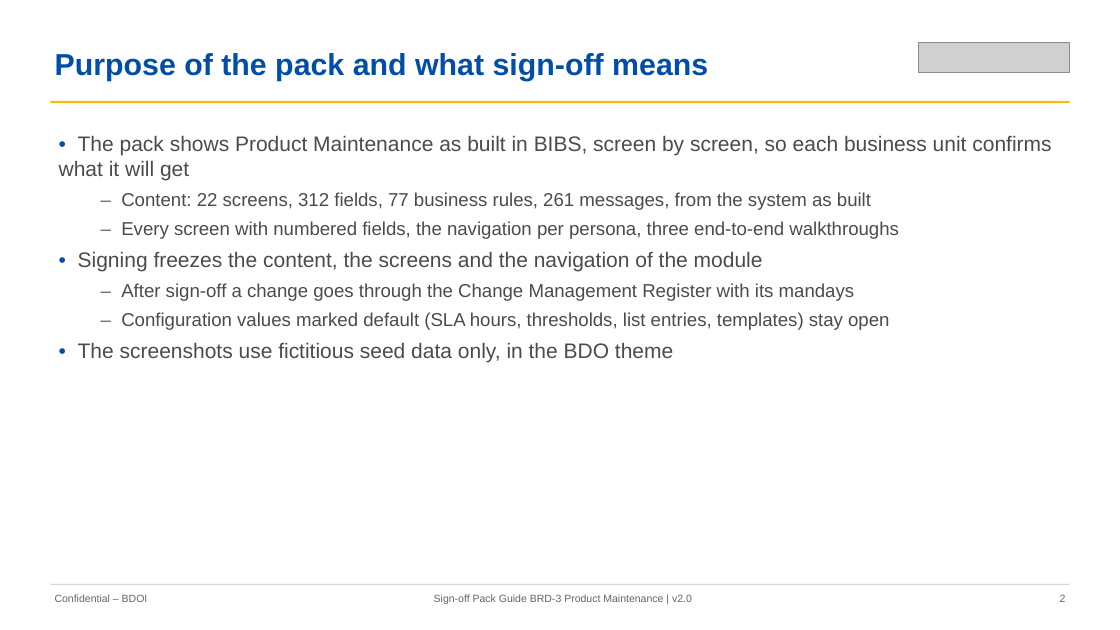
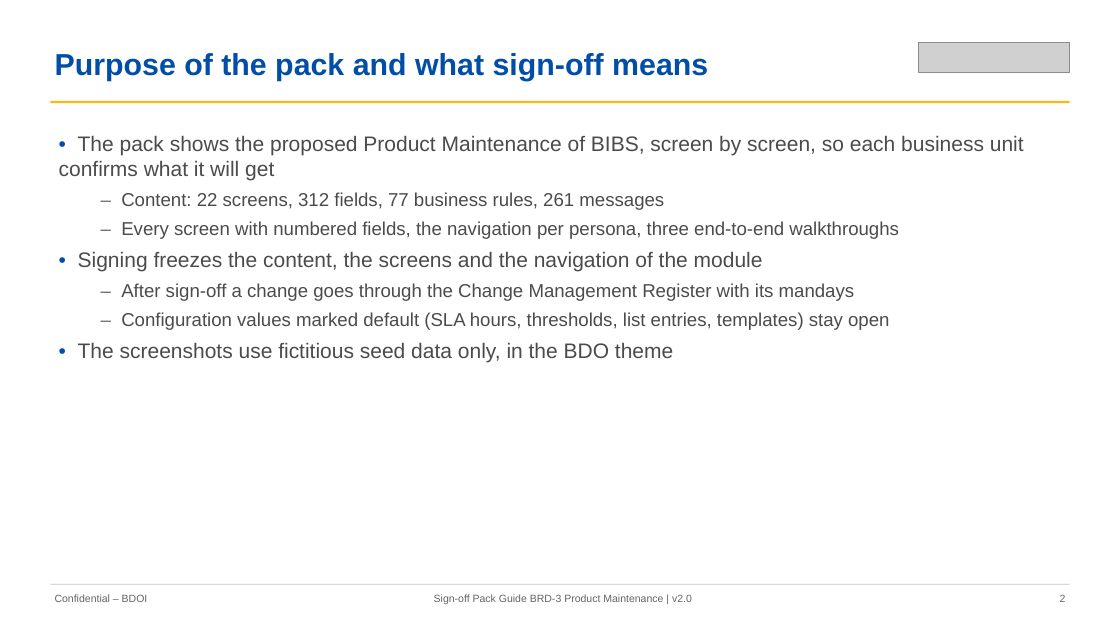
Before and after one commit to IortaTexhNXT-DEV/FinVerse, a slide deck: slide 2 of docs/deliverables/out/Drop-0_Setup_and_Data_Migration/BRD-03_Product_Maintenance/01_BIBS_GuideDeck_BRD-03_Product_Maintenance_v2.0.pptx. Drawn at 1120x630 pixels with LibreOffice and Linux fonts; fonts in the diff are those of the drawing; grey boxes stand for pictures. Boxes give left, top, right and bottom in pixels: in the first picture for what was removed or moved away, otherwise in the second. Text is boxed around its words. In the diff, an @@ line names an element or a change of style, - is before the commit and + after.

Commit message:
Rebuild the BRD-01, BRD-03 and BRD-11 sign-off sets v2.0 (00-06) with the retaken screenshots; record names in words in the not found messages read from the code; BRD-12 personas in the BRD-11 role matrix

```diff
--- a/docs/deliverables/out/Drop-0_Setup_and_Data_Migration/BRD-03_Product_Maintenance/01_BIBS_GuideDeck_BRD-03_Product_Maintenance_v2.0.pptx
+++ b/docs/deliverables/out/Drop-0_Setup_and_Data_Migration/BRD-03_Product_Maintenance/01_BIBS_GuideDeck_BRD-03_Product_Maintenance_v2.0.pptx
@@ text at <box>59,136,1024,210</box>: text changed @@
-• The pack shows Product Maintenance as built in BIBS, screen by screen, so each business unit confirms what it will get
-  – Content: 22 screens, 312 fields, 77 business rules, 261 messages, from the system as built
+• The pack shows the proposed Product Maintenance of BIBS, screen by screen, so each business unit confirms what it will get
+  – Content: 22 screens, 312 fields, 77 business rules, 261 messages
```
Also in this commit, not shown: 10 other slides changed, 30 other files.
